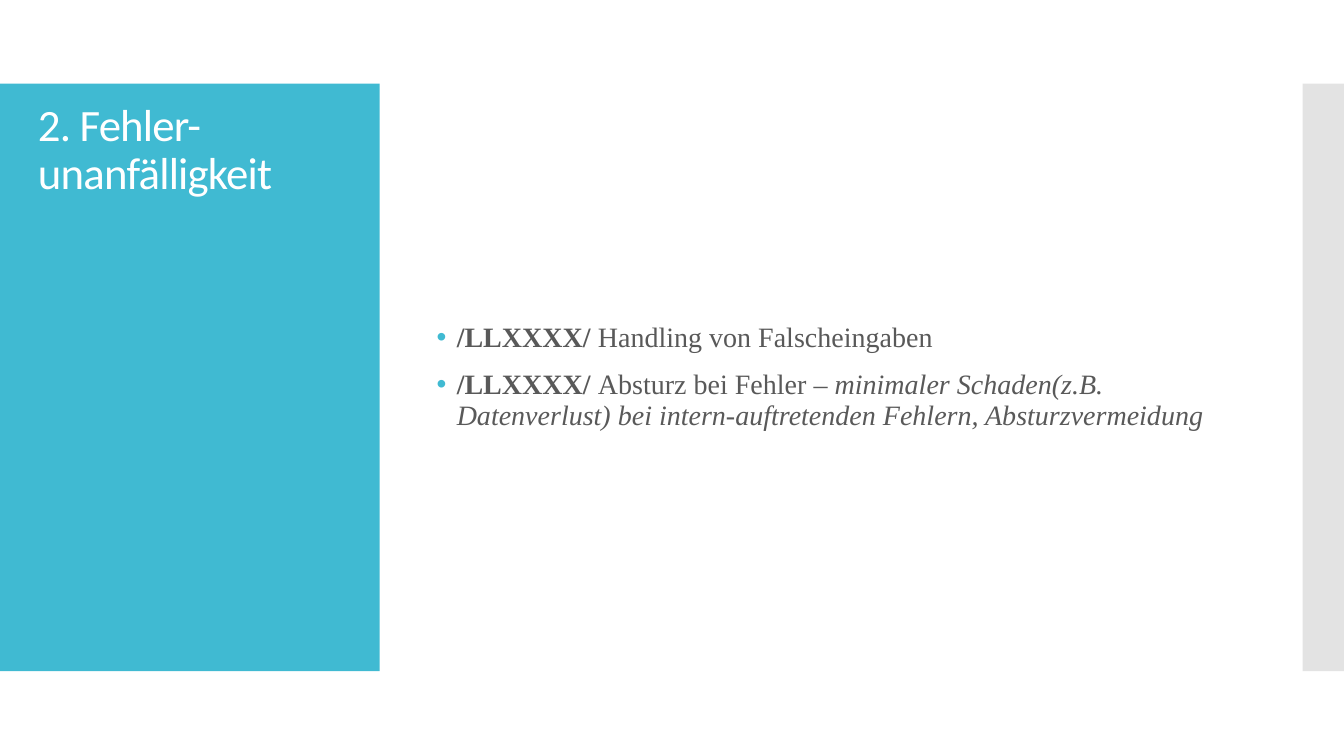
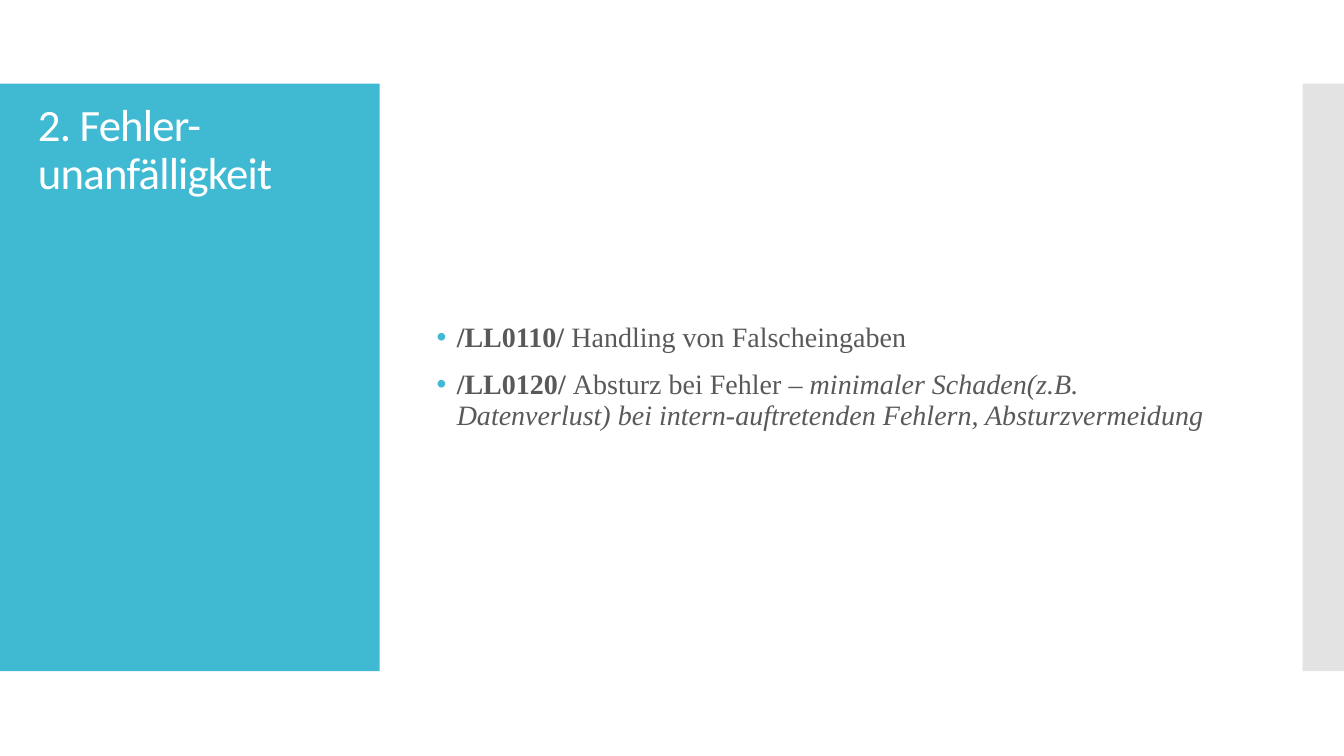
Before and after one commit to ch-schlecht/cz17a, a slide deck: slide 21 of Vortrag/Review_Lastenheft_Folien.pptx (slide 22 before the commit). Drawn at 1344x756 pixels with LibreOffice and Linux fonts; fonts in the diff are those of the drawing. Boxes give left, top, right and bottom in pixels: in the first picture for what was removed or moved away, otherwise in the second. Text is boxed around its words. In the diff, an @@ line names an element or a change of style, - is before the commit and + after.

```diff
--- a/Vortrag/Review_Lastenheft_Folien.pptx
+++ b/Vortrag/Review_Lastenheft_Folien.pptx
@@ text at [457, 327, 1203, 430]: text changed @@
-• /LLXXXX/ Handling von Falscheingaben
-• /LLXXXX/ Absturz bei Fehler – minimaler Schaden(z.B. Datenverlust) bei intern-auftretenden Fehlern, Absturzvermeidung
+• /LL0110/ Handling von Falscheingaben
+• /LL0120/ Absturz bei Fehler – minimaler Schaden(z.B. Datenverlust) bei intern-auftretenden Fehlern, Absturzvermeidung
```
Also in this commit, not shown: 19 other slides changed, 1 slide added, 1 slide removed.
